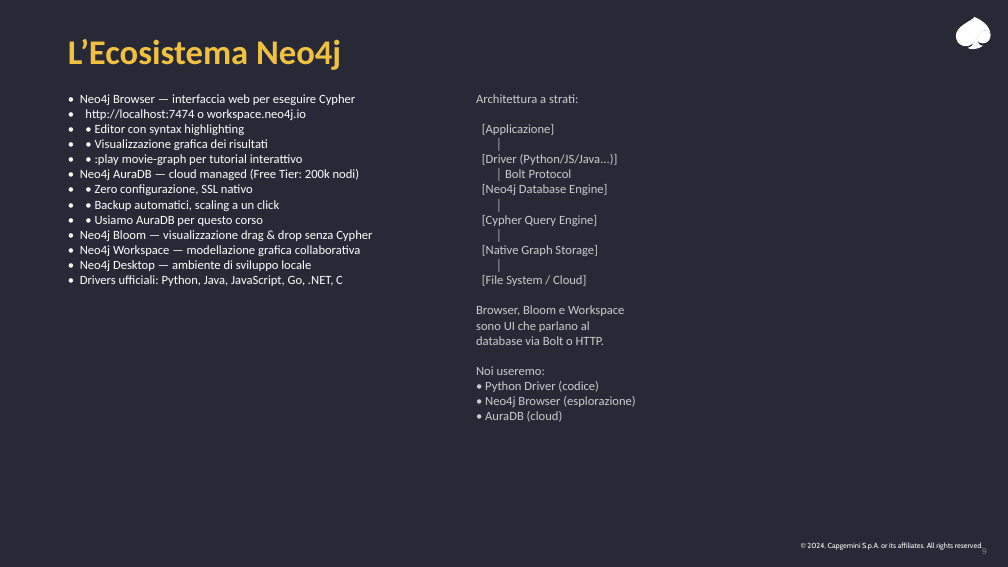
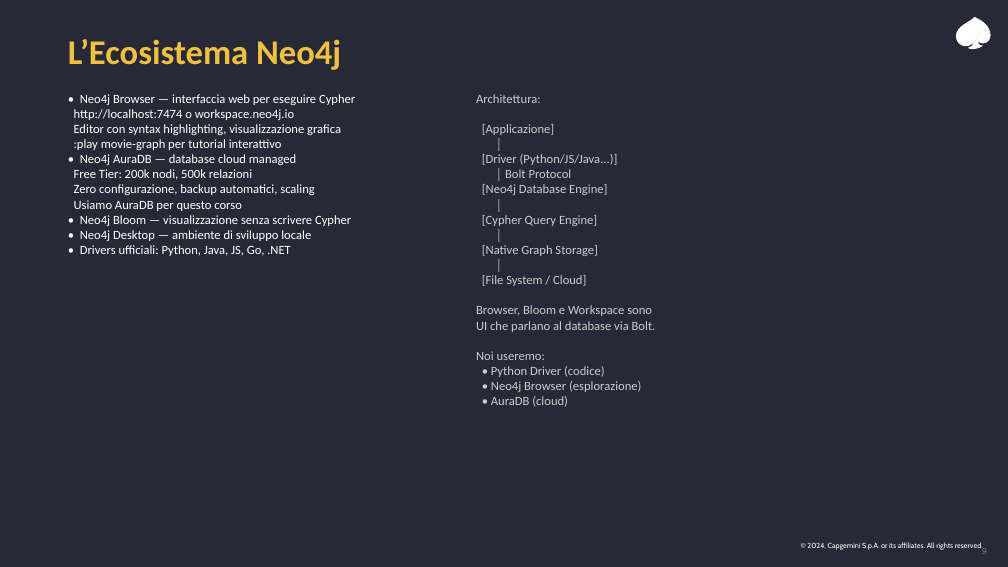
Before and after one commit to leobcc/neo4j-training-course-material, a slide deck: slide 9 of slides/session-01/session-01.pptx. Drawn at 1008x567 pixels with LibreOffice and Linux fonts; fonts in the diff are those of the drawing. Boxes give left, top, right and bottom in pixels: in the first picture for what was removed or moved away, otherwise in the second. Text is boxed around its words. In the diff, an @@ line names an element or a change of style, - is before the commit and + after.

```diff
--- a/slides/session-01/session-01.pptx
+++ b/slides/session-01/session-01.pptx
@@ text at <box>74,109,351,226</box>: text changed @@
-• http://localhost:7474 o workspace.neo4j.io
-• • Editor con syntax highlighting
-• • Visualizzazione grafica dei risultati
-• • :play movie-graph per tutorial interattivo
-• Neo4j AuraDB — cloud managed (Free Tier: 200k nodi)
-• • Zero configurazione, SSL nativo
-• • Backup automatici, scaling a un click
-• • Usiamo AuraDB per questo corso
-• Neo4j Bloom — visualizzazione drag & drop senza Cypher
-• Neo4j Workspace — modellazione grafica collaborativa
+http://localhost:7474 o workspace.neo4j.io
+Editor con syntax highlighting, visualizzazione grafica
+:play movie-graph per tutorial interattivo
+• Neo4j AuraDB — database cloud managed
+Free Tier: 200k nodi, 500k relazioni
+Zero configurazione, backup automatici, scaling
+Usiamo AuraDB per questo corso
+• Neo4j Bloom — visualizzazione senza scrivere Cypher
@@ text at <box>476,94,656,407</box>: text changed @@
-Architettura a strati:
-[Applicazione]
-│
-[Driver (Python/JS/Java...)]
-│ Bolt Protocol
-[Neo4j Database Engine]
-│
-[Cypher Query Engine]
-│
-[Native Graph Storage]
-│
-[File System / Cloud]
-Browser, Bloom e Workspace
-sono UI che parlano al
-database via Bolt o HTTP.
-Noi useremo:
-• Python Driver (codice)
-• Neo4j Browser (esplorazione)
-• AuraDB (cloud)
+Architettura:
+[Applicazione]
+│
+[Driver (Python/JS/Java...)]
+│ Bolt Protocol
+[Neo4j Database Engine]
+│
+[Cypher Query Engine]
+│
+[Native Graph Storage]
+│
+[File System / Cloud]
+Browser, Bloom e Workspace sono
+UI che parlano al database via Bolt.
+Noi useremo:
+• Python Driver (codice)
+• Neo4j Browser (esplorazione)
+• AuraDB (cloud)
@@ text at <box>80,245,291,256</box>: text changed @@
-• Drivers ufficiali: Python, Java, JavaScript, Go, .NET, C
+• Drivers ufficiali: Python, Java, JS, Go, .NET
```
Also in this commit, not shown: 10 other slides changed.
